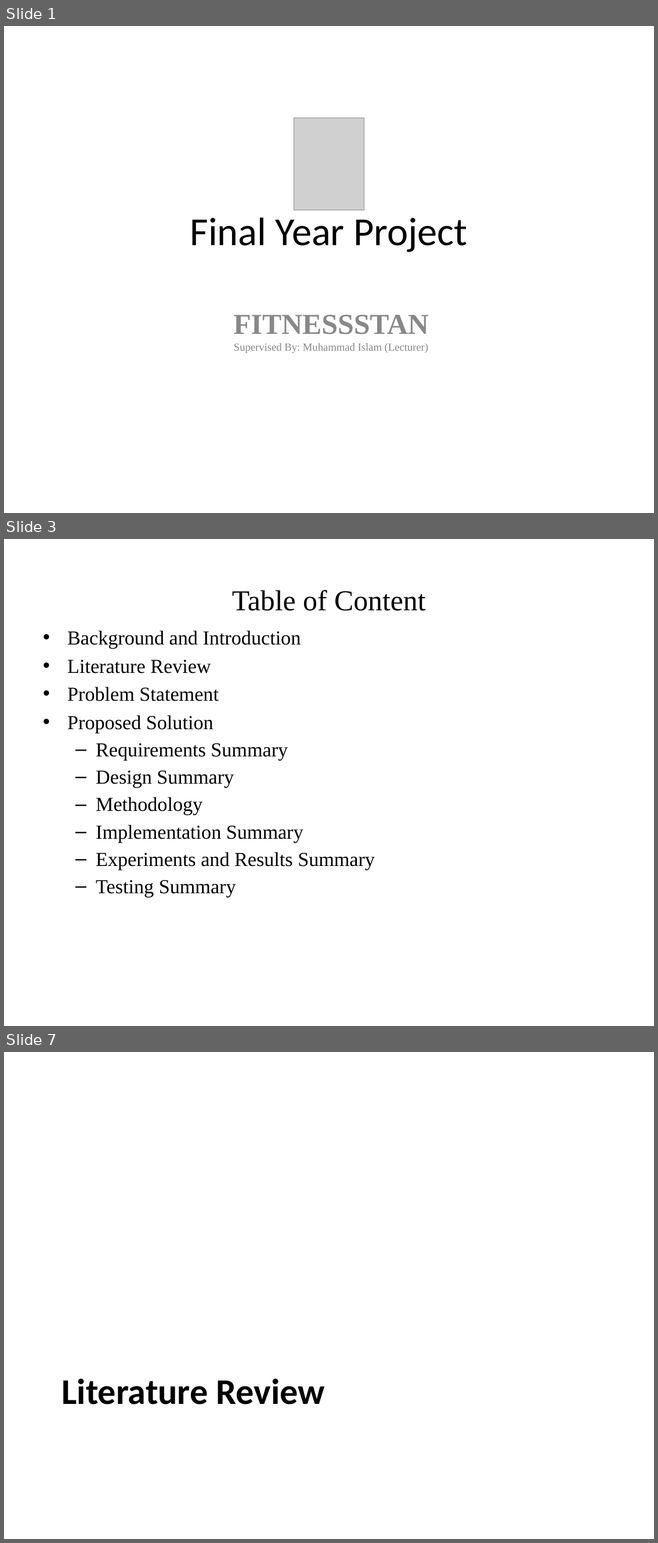
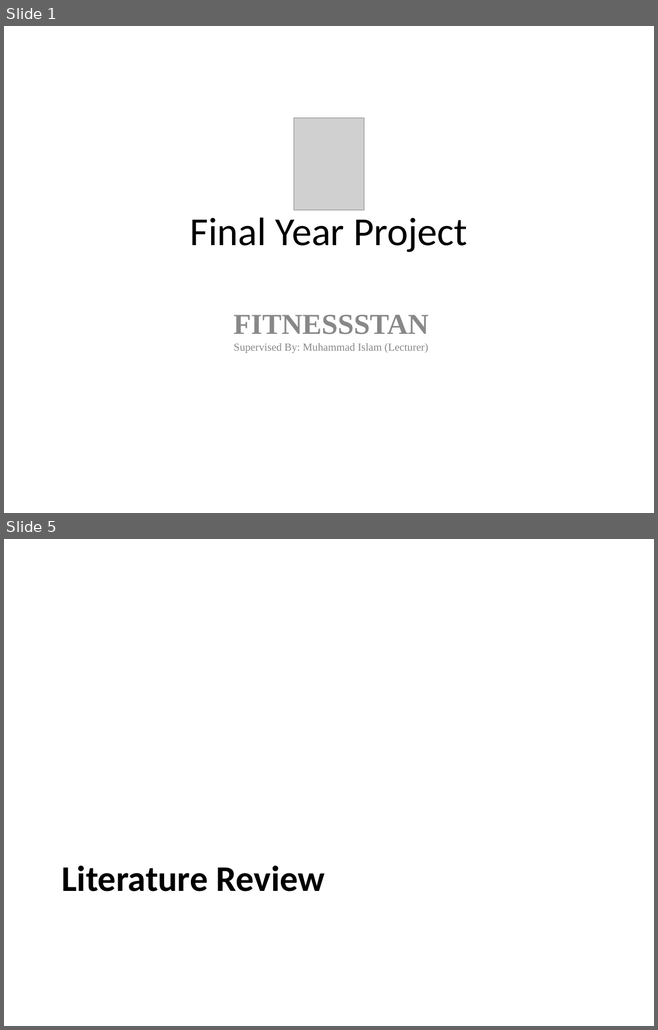
Before and after one commit to pandistic-zain/Fitnesstan--FYP, a slide deck: fitnesstan-documentation/FItnessstan_Final Presentation_Part 2.pptx. Shown one above the other, each under a label of ours: slides 1, 3 and 7 before the commit, slides 1 and 5 after it; the slides between them are not shown. The pictures are 658x1543 and 658x1030 pixels, drawn with LibreOffice and Linux fonts; fonts in the diff are those of the drawing; grey boxes stand for pictures; background and template pictures are left out. Boxes give left, top, right and bottom in pixels: in the first picture for what was removed or moved away, otherwise in the second. Text is boxed around its words. In the diff, an @@ line names an element or a change of style, - is before the commit and + after.

```diff
--- a/fitnesstan-documentation/FItnessstan_Final Presentation_Part 2.pptx
+++ b/fitnesstan-documentation/FItnessstan_Final Presentation_Part 2.pptx
@@ slide 3 removed at (x1=4, y1=539, x2=654, y2=1026), background picture (left out) @@
@@ title removed at (x1=232, y1=590, x2=426, y2=611) @@
-Table of Content
@@ text removed at (x1=67, y1=631, x2=375, y2=897) @@
-• Background and Introduction
-• Literature Review
-• Problem Statement
-• Proposed Solution
-  – Requirements Summary
-  – Design Summary
-  – Methodology
-  – Implementation Summary
-  – Experiments and Results Summary
-  – Testing Summary
@@ what was slide 7 is now slide 5 @@
```
Also in this commit, not shown: 7 slides changed, 25 other slides removed.
